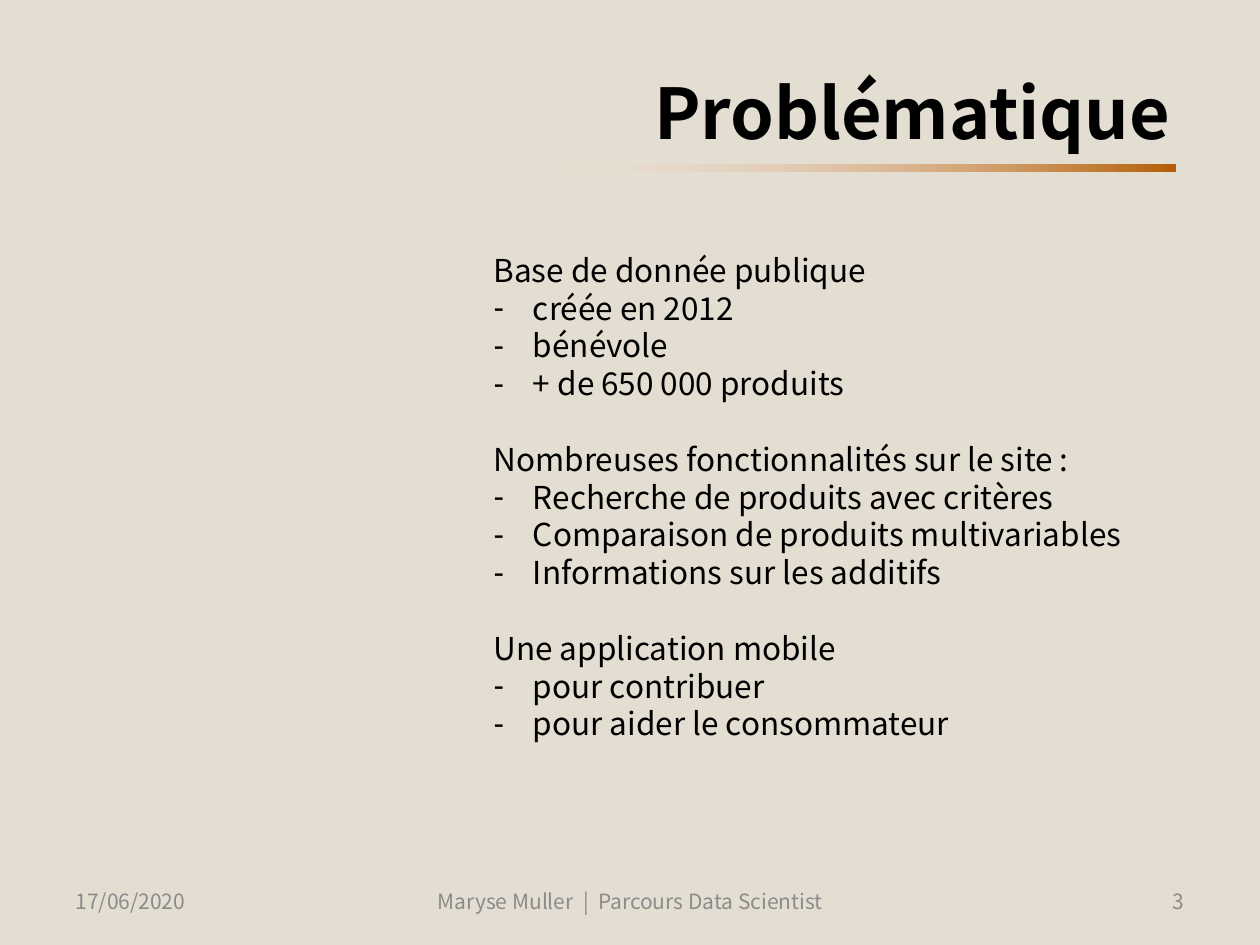
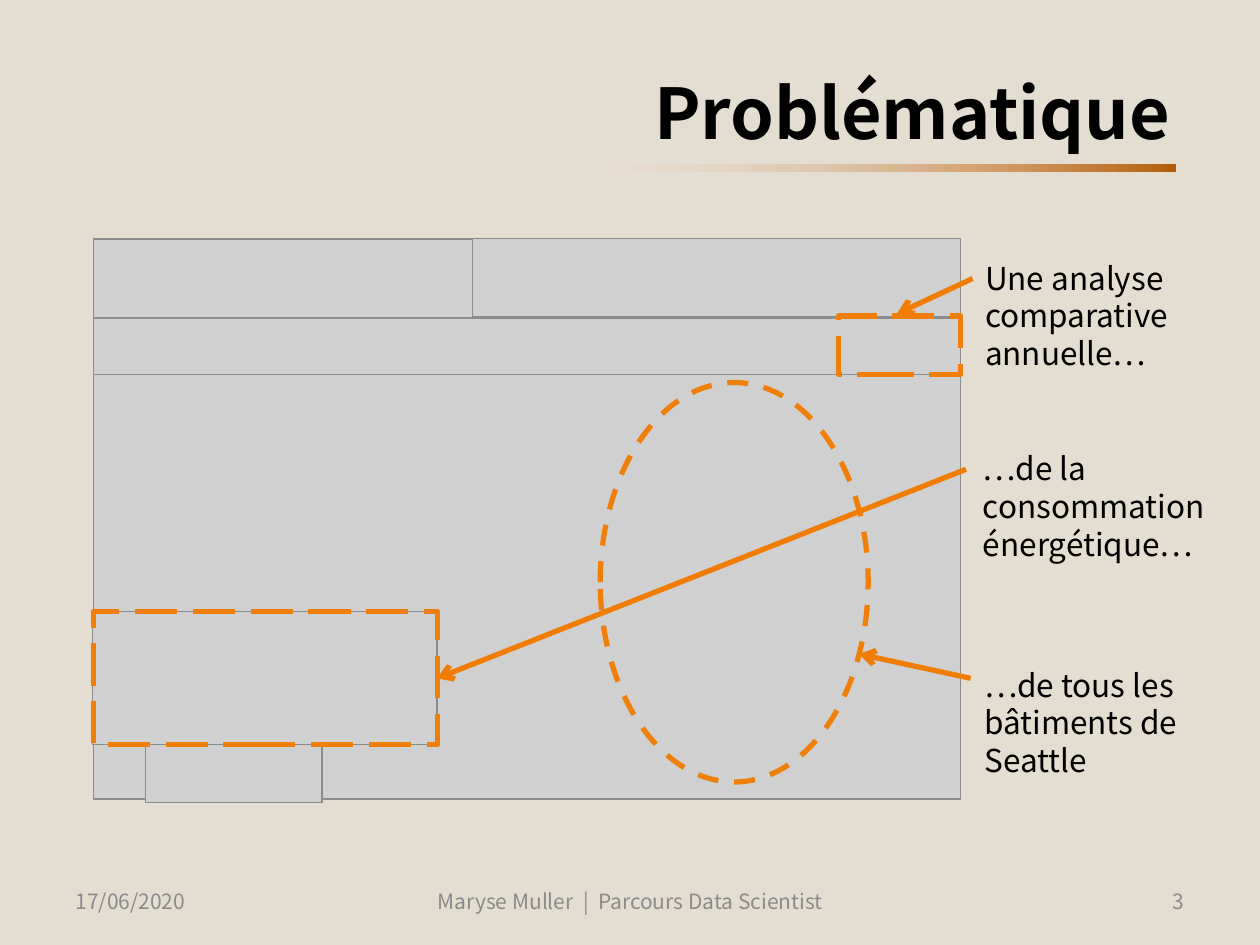
Before and after one commit to SmellyArmure/OC_DS_Project4, a slide deck: slide 3 of PRESENTATION/Projet4.pptx. Drawn at 1260x945 pixels with LibreOffice and Linux fonts; fonts in the diff are those of the drawing; grey boxes stand for pictures. Boxes give left, top, right and bottom in pixels: in the first picture for what was removed or moved away, otherwise in the second. Text is boxed around its words. In the diff, an @@ line names an element or a change of style, - is before the commit and + after.

Commit message:
P4 : amélioration de la fonction plot_learning_curve (inclut training_sample vs.fit_time et fit_time vs.score curve + une option de dumping des courbes d'apprentissage | Gestion du choix log ou pas et du choix de la variable cible à fitter | Commencé à optimiser le KNN (n_neigh, p, log ou pas) | Présentation : démarré la partie Problématique.

```diff
--- a/PRESENTATION/Projet4.pptx
+++ b/PRESENTATION/Projet4.pptx
@@ group added at [93,238,960,803]: 5 pictures @@
@@ text removed at [494,254,1121,743] @@
-Base de donnée publique
-– créée en 2012
-– bénévole
-– + de 650 000 produits
-Nombreuses fonctionnalités sur le site :
-– Recherche de produits avec critères
-– Comparaison de produits multivariables
-– Informations sur les additifs
-Une application mobile
-– pour contribuer
-– pour aider le consommateur
@@ text added at [985,265,1168,366], 18 pt, text #000000 @@
+Une analyse comparative annuelle…
@@ arrow added from (973, 278) to (897, 314), #F07C03 3 pt @@
@@ rectangle added at [838,316,960,374], outline #F07F09 3 pt dashed @@
@@ ellipse added at [600,383,868,782], outline #F07F09 3 pt dashed @@
@@ arrow added from (966, 469) to (437, 678), #F07C03 3 pt @@
@@ text added at [983,455,1205,564], 18 pt, text #000000 @@
+…de la consommation énergétique…
@@ picture added at [92,612,437,746] @@
@@ rectangle added at [93,611,438,745], outline #F07F09 3 pt dashed @@
@@ arrow added from (970, 678) to (859, 654), #F07C03 3 pt @@
@@ text added at [984,672,1177,773], 18 pt, text #000000 @@
+…de tous les bâtiments de Seattle
```
Also in this commit, not shown: 1 other slide changed, 1 slide added, 11 other files.
